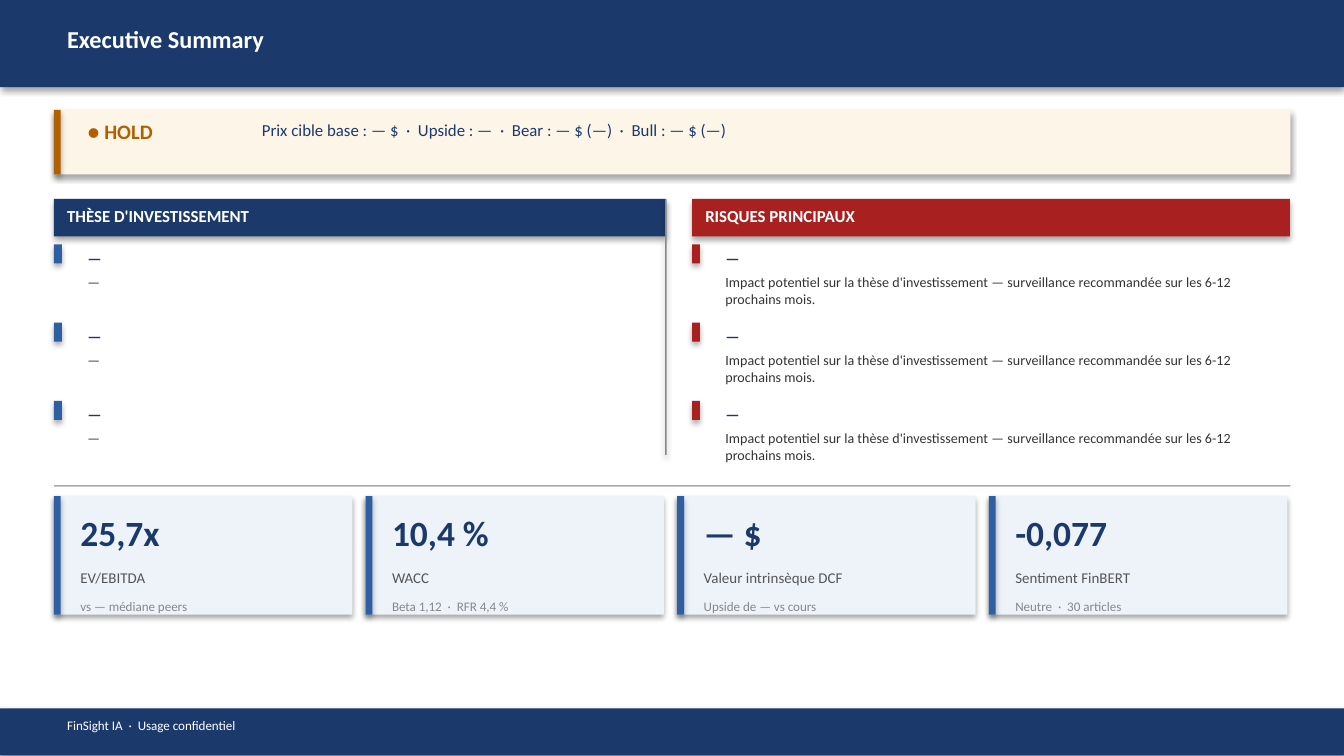
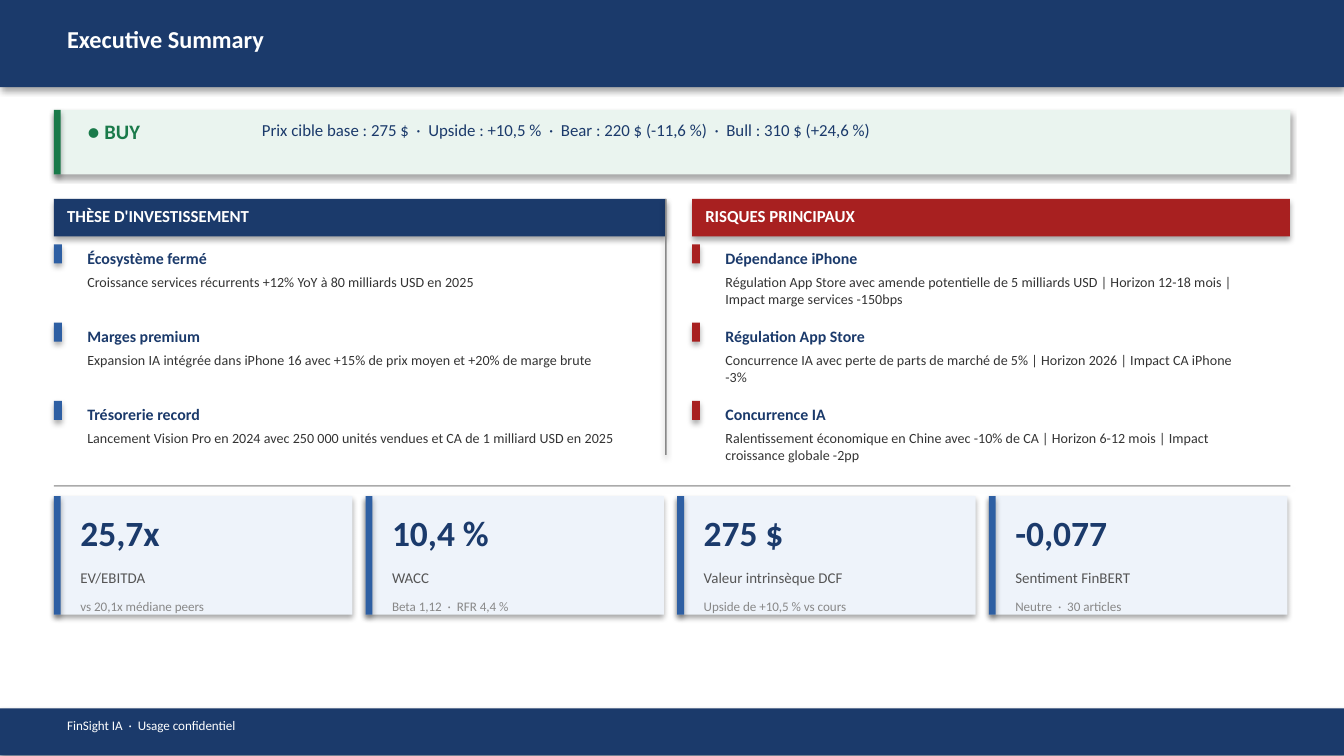
Before and after one commit to baptistejeh07-art/finsight-ia, a slide deck: slide 2 of preview/AAPL/AAPL_pitchbook.pptx. Drawn at 1344x756 pixels with LibreOffice and Linux fonts; fonts in the diff are those of the drawing. Boxes give left, top, right and bottom in pixels: in the first picture for what was removed or moved away, otherwise in the second. Text is boxed around its words. In the diff, an @@ line names an element or a change of style, - is before the commit and + after.

```diff
--- a/preview/AAPL/AAPL_pitchbook.pptx
+++ b/preview/AAPL/AAPL_pitchbook.pptx
@@ rectangle at [54, 110, 1290, 175]: fill #FDF6E8 to #EAF4EF @@
@@ rectangle at [54, 110, 60, 175]: fill #B06000 to #1A7A4A @@
@@ text at [104, 125, 140, 139]: text changed; text colour #B06000 to #1A7A4A @@
-● HOLD
+● BUY
@@ text at [262, 124, 849, 139]: text changed @@
-Prix cible base : — $ · Upside : — · Bear : — $ (—) · Bull : — $ (—)
+Prix cible base : 275 $ · Upside : +10,5 % · Bear : 220 $ (-11,6 %) · Bull : 310 $ (+24,6 %)
@@ text at [87, 250, 206, 267]: text changed @@
-—
+Écosystème fermé
@@ text at [725, 253, 858, 267]: text changed @@
-—
+Dépendance iPhone
@@ text at [87, 277, 474, 287]: text changed @@
-—
+Croissance services récurrents +12% YoY à 80 milliards USD en 2025
@@ text at [725, 277, 1221, 307]: text changed @@
-Impact potentiel sur la thèse d'investissement — surveillance recommandée sur les 6-12 prochains mois.
+Régulation App Store avec amende potentielle de 5 milliards USD | Horizon 12-18 mois | Impact marge services -150bps
@@ text at [87, 331, 200, 345]: text changed @@
-—
+Marges premium
@@ text at [87, 355, 591, 368]: text changed @@
-—
+Expansion IA intégrée dans iPhone 16 avec +15% de prix moyen et +20% de marge brute
@@ text at [725, 355, 1232, 382]: text changed @@
-Impact potentiel sur la thèse d'investissement — surveillance recommandée sur les 6-12 prochains mois.
+Concurrence IA avec perte de parts de marché de 5% | Horizon 2026 | Impact CA iPhone -3%
@@ text at [725, 331, 865, 345]: text changed @@
-—
+Régulation App Store
@@ text at [87, 409, 200, 420]: text changed @@
-—
+Trésorerie record
@@ text at [725, 409, 826, 420]: text changed @@
-—
+Concurrence IA
@@ text at [87, 433, 614, 443]: text changed @@
-—
+Lancement Vision Pro en 2024 avec 250 000 unités vendues et CA de 1 milliard USD en 2025
@@ text at [725, 433, 1209, 463]: text changed @@
-Impact potentiel sur la thèse d'investissement — surveillance recommandée sur les 6-12 prochains mois.
+Ralentissement économique en Chine avec -10% de CA | Horizon 6-12 mois | Impact croissance globale -2pp
@@ text at [704, 522, 758, 547]: text changed @@
-— $
+275 $
@@ text at [80, 602, 204, 613]: text changed @@
-vs — médiane peers
+vs 20,1x médiane peers
@@ text at [704, 602, 846, 613]: text changed @@
-Upside de — vs cours
+Upside de +10,5 % vs cours
```
Also in this commit, not shown: 14 other slides changed, 4 other files.
